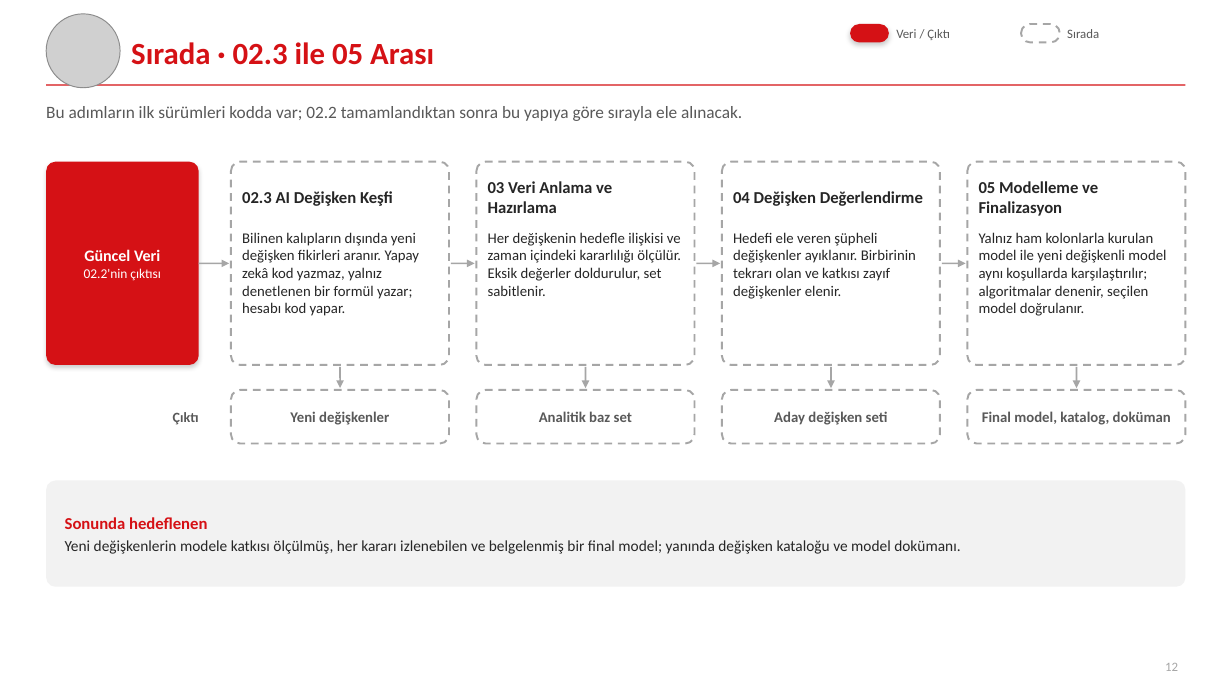
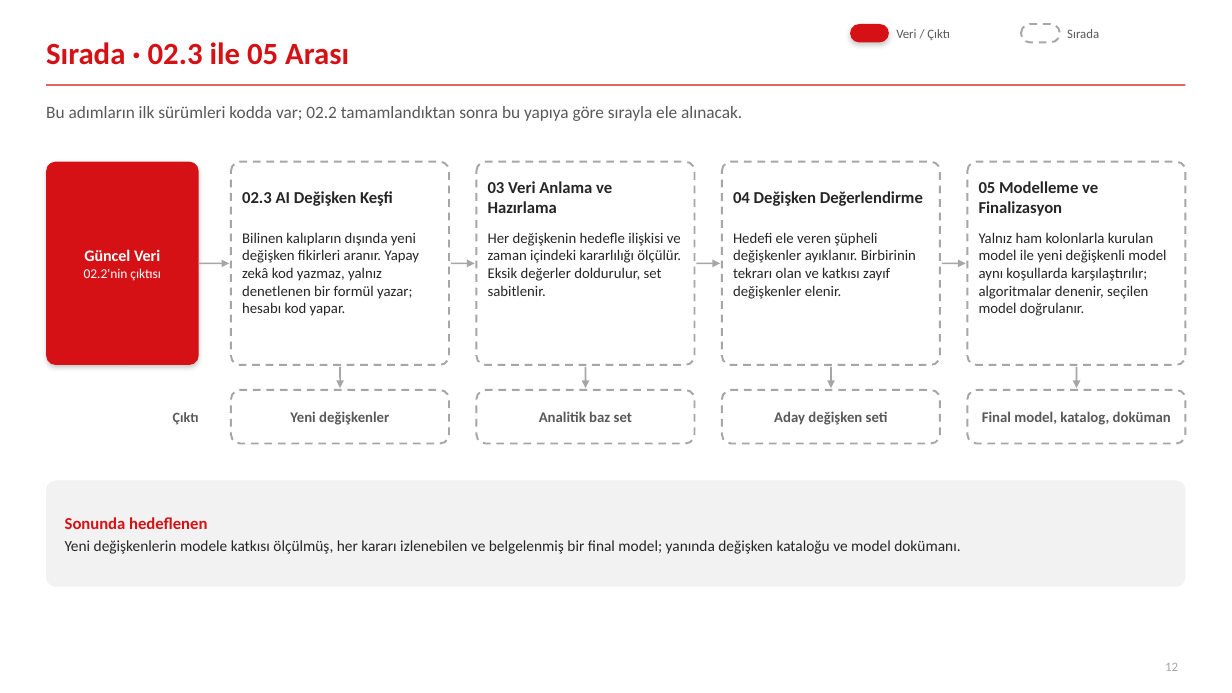
Before and after one commit to canmergen/amp, a slide deck: slide 12 of analitik_modelleme_platformu_GUNCEL/sunum/Akilli_Modelleme_Platformu_Sunum.pptx. Drawn at 1232x693 pixels with LibreOffice and Linux fonts; fonts in the diff are those of the drawing; grey boxes stand for pictures. Boxes give left, top, right and bottom in pixels: in the first picture for what was removed or moved away, otherwise in the second. Text is boxed around its words. In the diff, an @@ line names an element or a change of style, - is before the commit and + after.

```diff
--- a/analitik_modelleme_platformu_GUNCEL/sunum/Akilli_Modelleme_Platformu_Sunum.pptx
+++ b/analitik_modelleme_platformu_GUNCEL/sunum/Akilli_Modelleme_Platformu_Sunum.pptx
@@ title "Sırada · 02.3 ile 05 ...": place and size @@
-title "Sırada · 02.3 ile 05 ..." at box(131, 42, 434, 65)
+title "Sırada · 02.3 ile 05 ..." at box(46, 42, 349, 65)
@@ picture removed at box(46, 14, 120, 88) @@
```
Also in this commit, not shown: 13 other slides changed, 1 other file.
